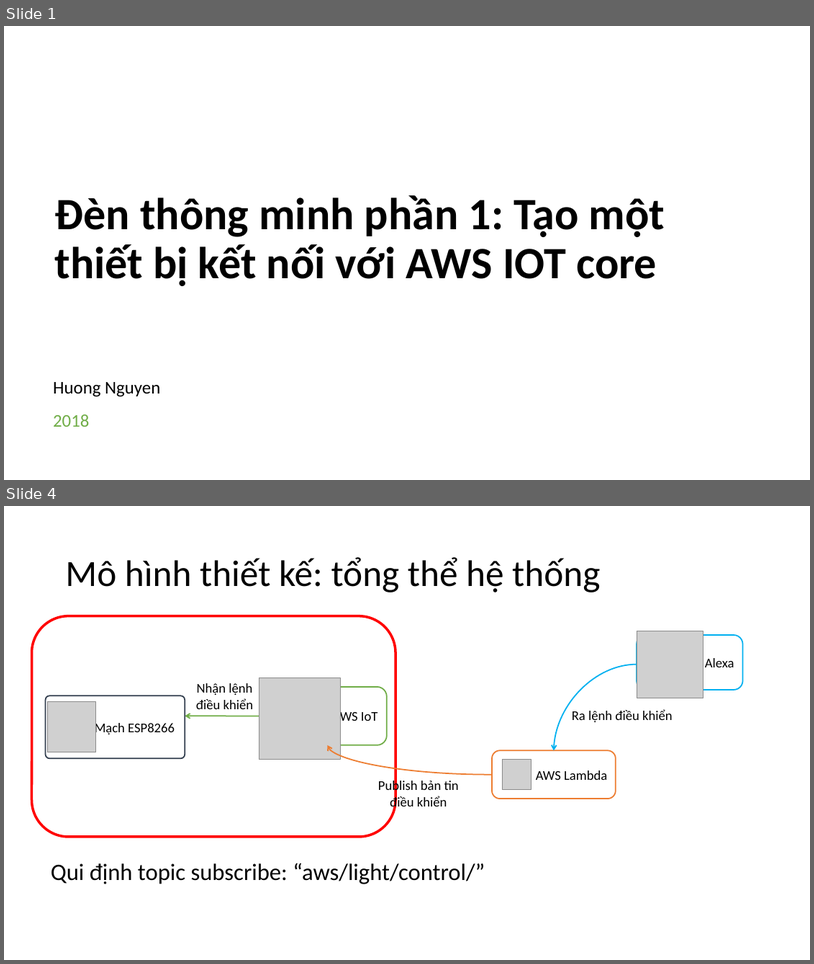
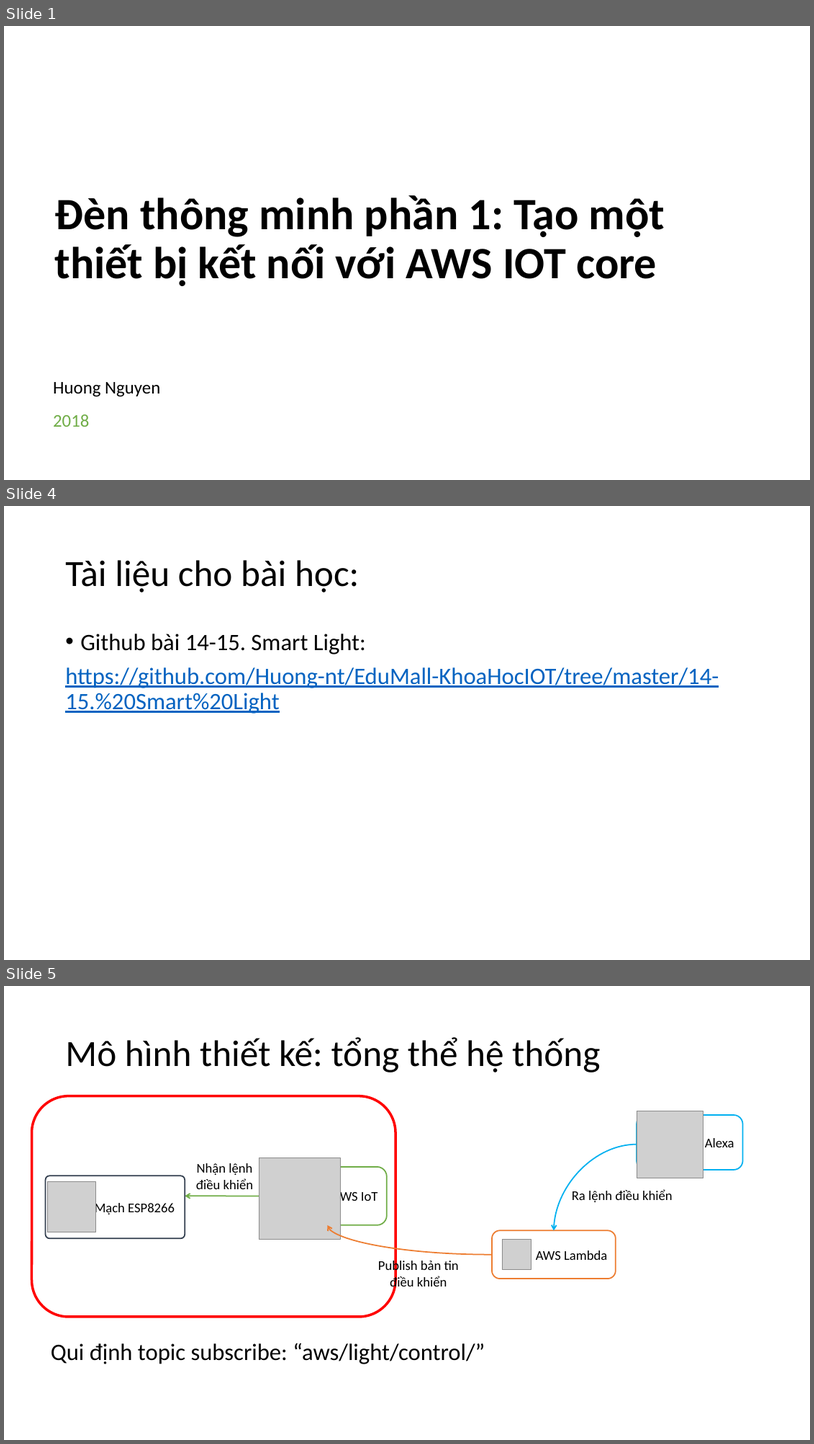
Before and after one commit to Huong-nt/EduMall-KhoaHocIOT, a slide deck: 14-15. Smart Light/Đèn thông minh phần 1 Tạo một thiết bị kết nối với AWS IOT core.pptx. Shown one above the other, each under a label of ours: slides 1 and 4 before the commit, slides 1, 4 and 5 after it; the slides between them are not shown. The pictures are 814x964 and 814x1444 pixels, drawn with LibreOffice and Linux fonts; fonts in the diff are those of the drawing; grey boxes stand for pictures; background and template pictures are left out. Boxes give left, top, right and bottom in pixels: in the first picture for what was removed or moved away, otherwise in the second. Text is boxed around its words. In the diff, an @@ line names an element or a change of style, - is before the commit and + after.

```diff
--- a/14-15. Smart Light/Đèn thông minh phần 1 Tạo một thiết bị kết nối với AWS IOT core.pptx
+++ b/14-15. Smart Light/Đèn thông minh phần 1 Tạo một thiết bị kết nối với AWS IOT core.pptx
@@ slide 4 added at (x1=4, y1=506, x2=810, y2=960), background #FFFFFF @@
@@ title added at (x1=65, y1=560, x2=359, y2=592), 44 pt, text #000000 @@
+Tài liệu cho bài học:
@@ text added at (x1=65, y1=633, x2=719, y2=713), 28 pt, text #0563C1, underline @@
+• Github bài 14-15. Smart Light:
+https://github.com/Huong-nt/EduMall-KhoaHocIOT/tree/master/14-15.%20Smart%20Light
@@ what was slide 4 is now slide 5 @@
```
Also in this commit, not shown: 1 slide changed, 3 other slides added, 2 other files.
